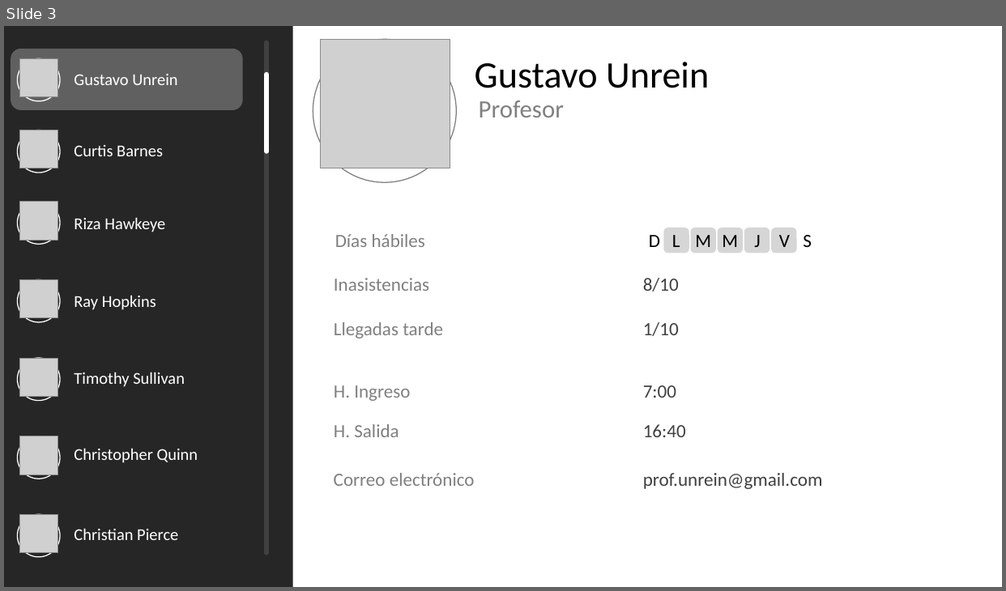
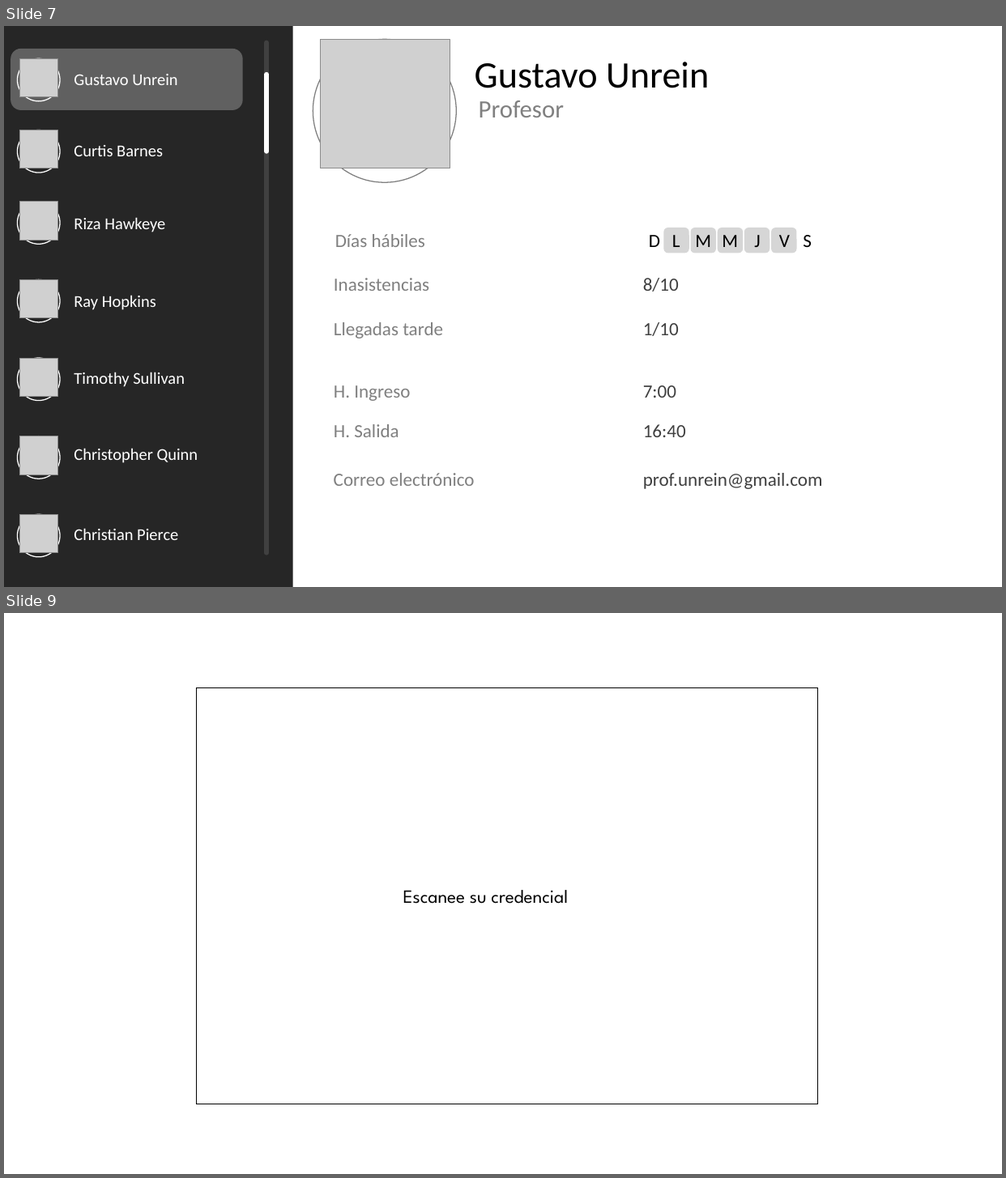
Before and after one commit to Pablo-22/UTN-App, a slide deck: MAQUETA.pptx. Shown one above the other, each under a label of ours: slide 3 before the commit, slides 7 and 9 after it; the slides between them are not shown. The pictures are 1006x591 and 1006x1178 pixels, drawn with LibreOffice and Linux fonts; fonts in the diff are those of the drawing; grey boxes stand for pictures. Boxes give left, top, right and bottom in pixels: in the first picture for what was removed or moved away, otherwise in the second. Text is boxed around its words. In the diff, an @@ line names an element or a change of style, - is before the commit and + after.

Commit message:
Actualización con escaneo de credencial

```diff
--- a/MAQUETA.pptx
+++ b/MAQUETA.pptx
@@ slide 9 added at [4, 613, 1002, 1174], background #FFFFFF @@
@@ rectangle added at [197, 688, 818, 1105], outline #000000 1 pt @@
@@ text added at [403, 890, 568, 904], 18 pt, text #000000 @@
+Escanee su credencial
@@ what was slide 3 is now slide 7 @@
```
Also in this commit, not shown: 1 slide changed, 3 other slides added, 3 slides removed.
